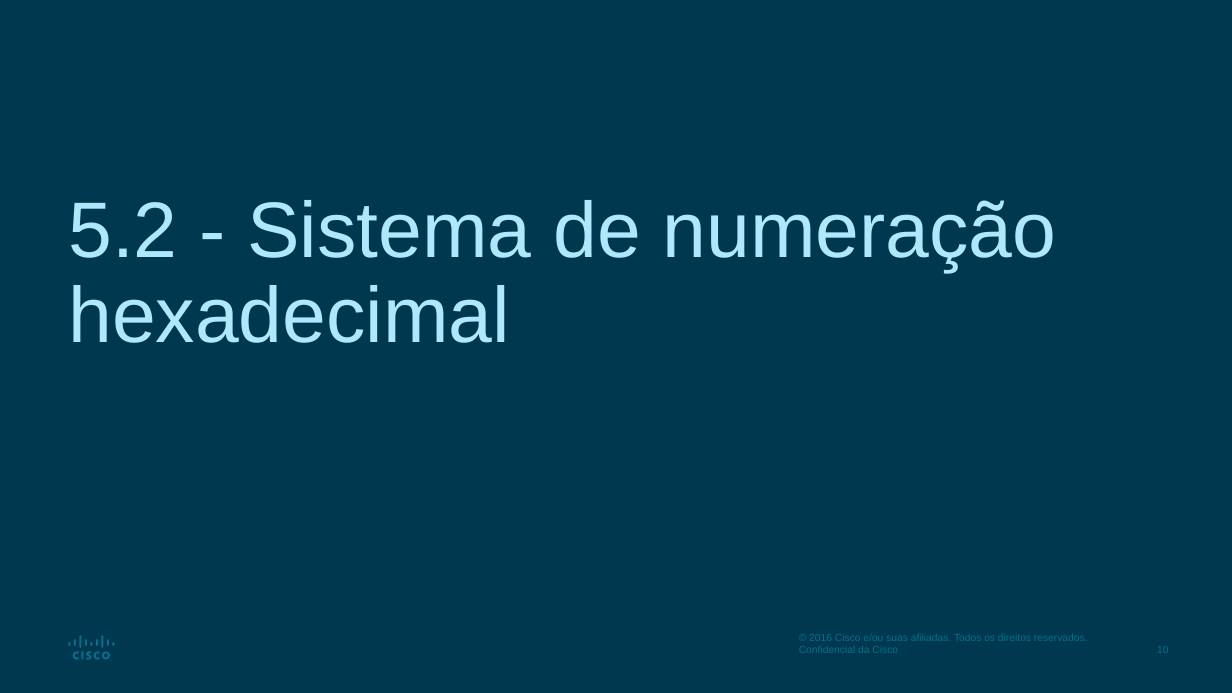
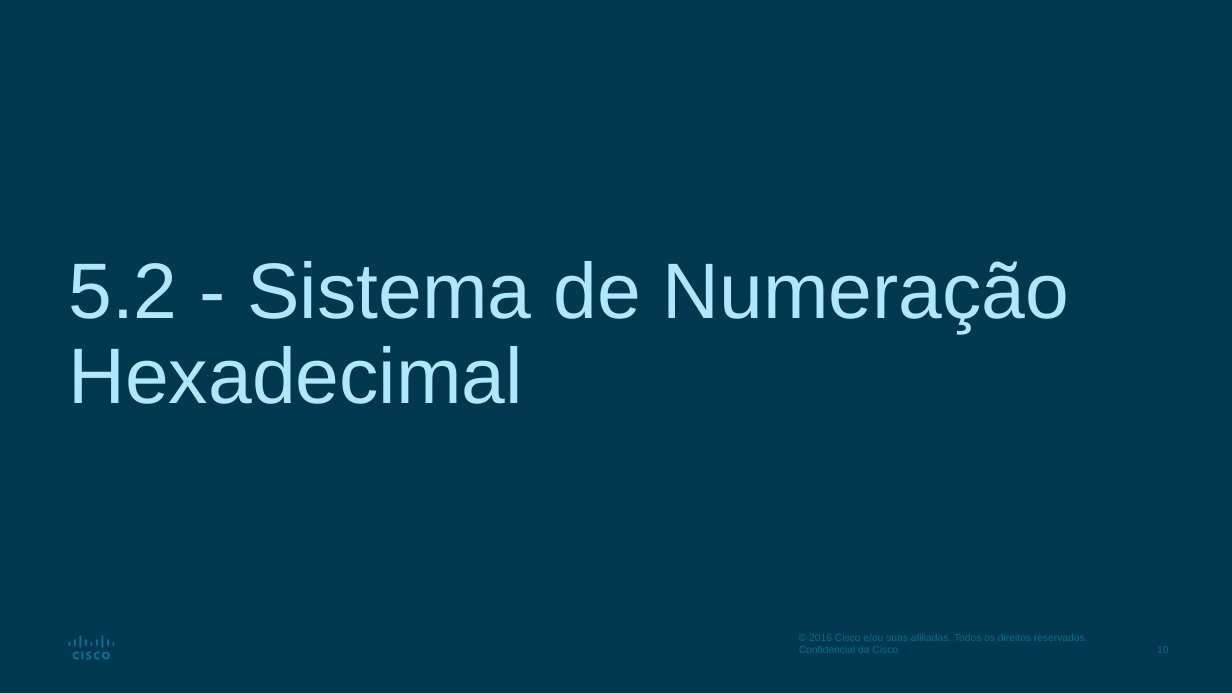
Before and after one commit to vaamonde/netacad, a slide deck: slide 10 of 02-CCNA-200-301-v7/01-CCNA-IntroducaoAsRedes-v7.02/01-Modulo01-PPTS/Modulo05-SistemaNumerico.pptx. Drawn at 1232x693 pixels with LibreOffice and Linux fonts; fonts in the diff are those of the drawing. Boxes give left, top, right and bottom in pixels: in the first picture for what was removed or moved away, otherwise in the second. Text is boxed around its words. In the diff, an @@ line names an element or a change of style, - is before the commit and + after.

```diff
--- a/02-CCNA-200-301-v7/01-CCNA-IntroducaoAsRedes-v7.02/01-Modulo01-PPTS/Modulo05-SistemaNumerico.pptx
+++ b/02-CCNA-200-301-v7/01-CCNA-IntroducaoAsRedes-v7.02/01-Modulo01-PPTS/Modulo05-SistemaNumerico.pptx
@@ title at (68,261,1070,404): text changed @@
-5.2 - Sistema de numeração hexadecimal
+5.2 - Sistema de Numeração Hexadecimal
```
Also in this commit, not shown: 11 other slides changed, 7 other files.
